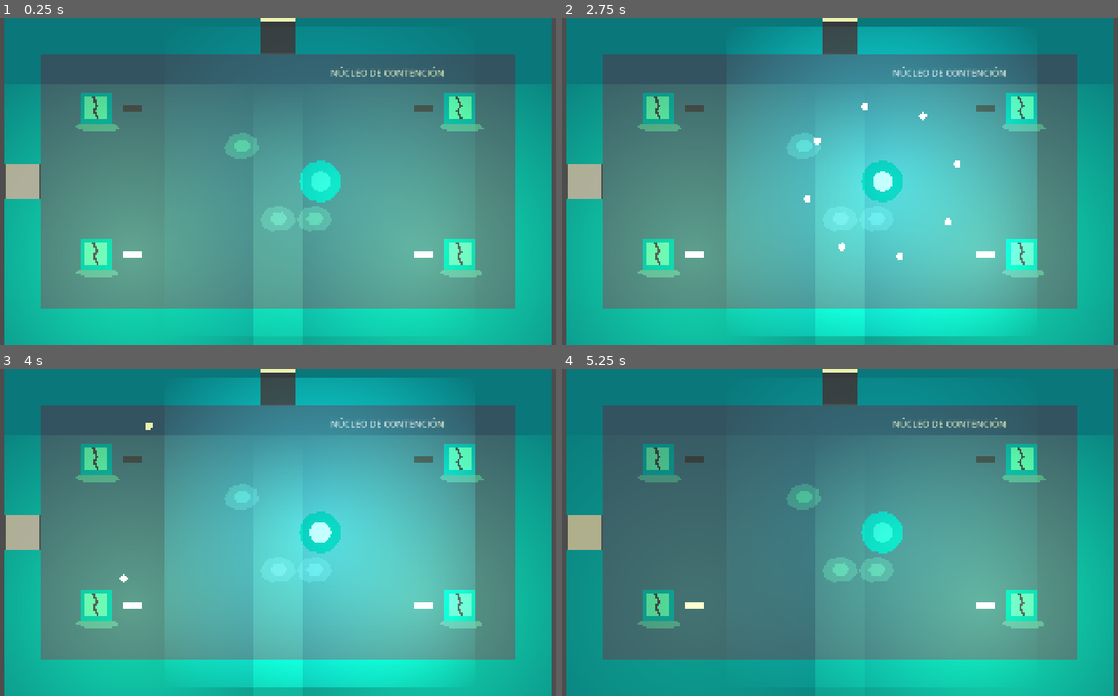
Above: before the commit, frames 1-4 (two rows, left to right).
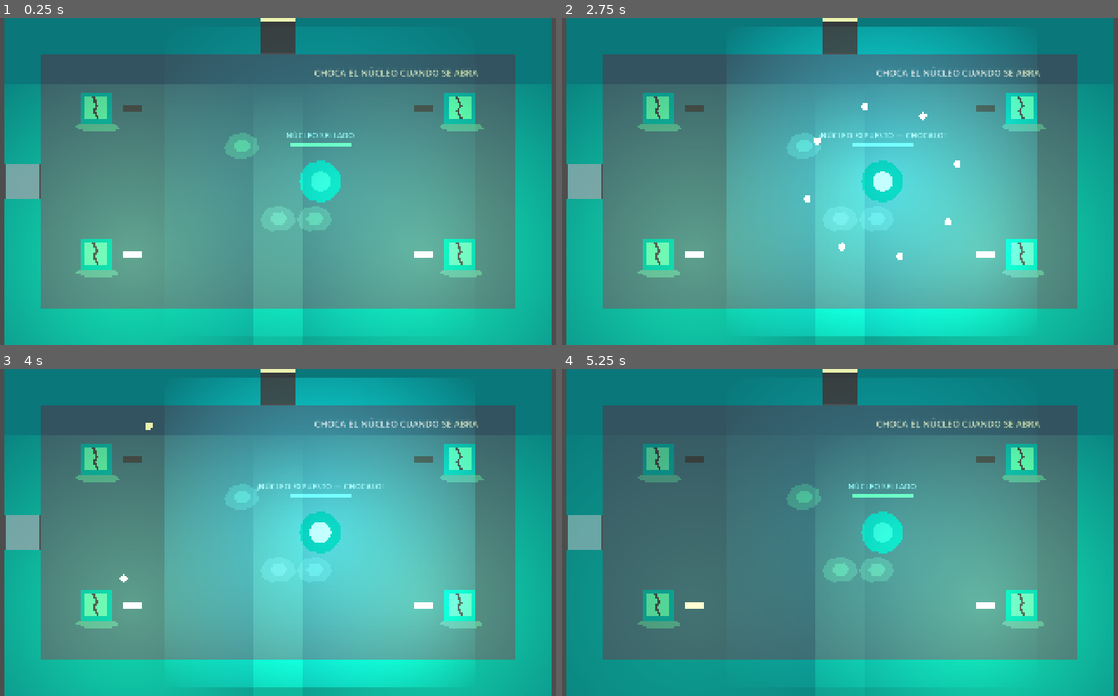
Above: after the commit, the same moments.

Repository: alfonso1031/game_jam
Game: Godot game, scene res://scenes/rooms/l3_nucleo.tscn
Two runs of this game, one before a commit and one after it. Both use one fixed random seed, a clock stepped at 60 frames per second and the inputs below. This scene is started directly instead of the project's main scene.
Inputs:
- Up to frame 1 (0.25 s): no input
- Up to frame 2 (2.75 s): tap Enter at 0.5, 2 s; hold D (move_right) 0.53-1.28 s; tap Shift (dash) at 0.6, 1.35, 2.1 s; tap Space at 1.25 s; hold S (move_down) 1.28-2.03 s; hold D (move_right) from 2.03 s (still down)
- Up to frame 3 (4 s): release D (move_right) at 2.78 s; hold W (move_up) 2.78-3.53 s; tap Shift (dash) at 2.85, 3.6 s; hold A (move_left) from 3.53 s (still down)
- Up to frame 4 (5.25 s): tap Shift (dash) at 4.35, 5.1 s; tap Space at 5 s; release A (move_left) at 5.03 s; hold S (move_down) from 5.03 s (still down)

The runs differ from the first frame. In frame 1, 1.3% of the frame differs, in the area x 1-86%, y 14-56%; in frame 2, 1.3%; in frame 3, 1.3%; in frame 4, 1.3%.

Commit message:
fix: evita el softlock del boss y telegrafía su mecánica
El boss sellaba todas las salidas de su sala. Como el slime no tiene ataque y
la mecánica no se comunicaba en ninguna parte, el jugador quedaba encerrado sin
forma de avanzar ni de salir.

- El boss ahora sella solo las direcciones de `sealed_directions` (por defecto
  el ascensor de progresión); la puerta de vuelta queda abierta
- Barra de vida y cartel de estado sobre el boss: NÚCLEO SELLADO / ¡CUIDADO! /
  ¡NÚCLEO EXPUESTO — CHOCALO!
- Cartel de la sala reescrito como pista de la mecánica
- `set_sealed()` ya no asume que el `_ready()` de la puerta corrió antes que el
  del boss: el color se aplica desde `_apply_seal_visual()` en ambos caminos

Añade AGENTS.md con las instrucciones operativas para agentes de IA: dónde
trabajar, cómo verificar un arranque limpio, las reglas duras que ya se
rompieron una vez (Palette, orden de _ready, colocación del jugador antes de
añadir la sala, filtrado por grupo, capas de colisión) y el checklist de cierre.

Diff:
--- a/prueba_2/scenes/boss/boss_core.tscn
+++ b/prueba_2/scenes/boss/boss_core.tscn
@@ -46,3 +46,27 @@
 
 [node name="Shape" type="CollisionShape2D" parent="Hitbox"]
 shape = SubResource("2")
+
+[node name="StateLabel" type="Label" parent="."]
+offset_left = -220.0
+offset_top = -170.0
+offset_right = 220.0
+offset_bottom = -138.0
+theme_override_colors/font_color = Color(0.45098, 0.937255, 0.909804, 1)
+theme_override_font_sizes/font_size = 26
+horizontal_alignment = 1
+text = "NÚCLEO SELLADO"
+
+[node name="HealthBar" type="ColorRect" parent="."]
+offset_left = -100.0
+offset_top = -128.0
+offset_right = 100.0
+offset_bottom = -114.0
+color = Color(0.192157, 0.211765, 0.219608, 0.85)
+mouse_filter = 2
+
+[node name="Fill" type="ColorRect" parent="HealthBar"]
+offset_right = 200.0
+offset_bottom = 14.0
+color = Color(0.290196, 0.658824, 0.505882, 1)
+mouse_filter = 2
--- a/prueba_2/scenes/rooms/l3_nucleo.tscn
+++ b/prueba_2/scenes/rooms/l3_nucleo.tscn
@@ -23,7 +23,7 @@
 dead_lamps = Array[Vector2i]([Vector2i(2, 1), Vector2i(10, 1)])
 tanks = Array[Vector2i]([Vector2i(1, 1), Vector2i(11, 1), Vector2i(1, 5), Vector2i(11, 5)])
 puddles = Array[Vector2i]([Vector2i(5, 2), Vector2i(6, 4), Vector2i(7, 4)])
-sign_text = "NÚCLEO DE CONTENCIÓN"
+sign_text = "CHOCA EL NÚCLEO CUANDO SE ABRA"
 sign_cell = Vector2i(9, 0)
 
 [node name="Floor" type="ColorRect" parent="."]
--- a/prueba_2/scripts/boss/boss_core.gd
+++ b/prueba_2/scripts/boss/boss_core.gd
@@ -18,6 +18,9 @@
 
 @export var room_id: String = "L3_NUCLEO"
 @export var ability_id: String = "dash"
+# Solo se sellan estas salidas. La puerta de vuelta queda abierta para no
+# encerrar al jugador si todavía no entendió la mecánica.
+@export var sealed_directions: Array[String] = ["N"]
 
 var health := MAX_HEALTH
 
@@ -31,6 +34,10 @@
 @onready var core: Polygon2D = $Core
 @onready var light: PointLight2D = $Light
 @onready var hitbox: Area2D = $Hitbox
+@onready var state_label: Label = $StateLabel
+@onready var health_fill: ColorRect = $HealthBar/Fill
+
+const HEALTH_BAR_WIDTH := 200.0
 
 func _ready() -> void:
 	if GameState.bosses_defeated.get(room_id, false):
@@ -38,6 +45,7 @@
 		return
 	_player = get_tree().get_first_node_in_group("player")
 	_seal_doors(true)
+	_refresh_health_bar()
 	_enter_chase()
 
 func _physics_process(delta: float) -> void:
@@ -88,11 +96,13 @@
 	core.color = Palette.WALL.lightened(0.1)
 	light.energy = 0.5
 	shell.color = Palette.WALL
+	_set_label("NÚCLEO SELLADO", Palette.WALL.lightened(0.4))
 
 func _enter_shoot() -> void:
 	_state = State.SHOOT
 	_timer = 0.45
 	shell.color = Palette.WARM_LIGHT
+	_set_label("¡CUIDADO!", Palette.WARM_LIGHT)
 	_fire_burst()
 
 func _enter_vulnerable() -> void:
@@ -101,6 +111,14 @@
 	shell.color = Palette.WALL.darkened(0.3)
 	core.color = Palette.SLIME_CORE
 	light.energy = 1.4
+	_set_label("¡NÚCLEO EXPUESTO — CHOCALO!", Palette.SLIME_CORE)
+
+func _set_label(text: String, color: Color) -> void:
+	state_label.text = text
+	state_label.add_theme_color_override("font_color", color)
+
+func _refresh_health_bar() -> void:
+	health_fill.size.x = HEALTH_BAR_WIDTH * float(health) / float(MAX_HEALTH)
 
 func _fire_burst() -> void:
 	var count: int = BURST_COUNT[_phase() - 1]
@@ -127,6 +145,7 @@
 func _take_damage(player_node: Node2D) -> void:
 	health -= 1
 	_hit_cd = HIT_COOLDOWN
+	_refresh_health_bar()
 	player_node.velocity = (player_node.global_position - global_position).normalized() * 700.0
 	if health <= 0:
 		_die()
@@ -147,5 +166,5 @@
 
 func _seal_doors(value: bool) -> void:
 	for node in get_parent().get_children():
-		if node.has_method("set_sealed"):
+		if node.has_method("set_sealed") and node.get("direction") in sealed_directions:
 			node.set_sealed(value)
--- a/prueba_2/scripts/props/door.gd
+++ b/prueba_2/scripts/props/door.gd
@@ -13,6 +13,7 @@
 
 func _ready() -> void:
 	body_exited.connect(_on_body_exited)
+	_apply_seal_visual()
 	await get_tree().physics_frame
 	await get_tree().physics_frame
 	if not is_inside_tree():
@@ -21,7 +22,13 @@
 
 func set_sealed(value: bool) -> void:
 	_sealed = value
-	plate.color = Color(Palette.WARM_LIGHT, 0.55) if value else Color(Palette.SLIME_CORE, 0.5)
+	_apply_seal_visual()
+
+func _apply_seal_visual() -> void:
+	# set_sealed() puede llegar desde el boss antes de que corra este _ready.
+	if plate == null:
+		return
+	plate.color = Color(Palette.WARM_LIGHT, 0.55) if _sealed else Color(Palette.SLIME_CORE, 0.5)
 
 func _on_body_exited(_body: Node) -> void:
 	_armed = true
--- a/prueba_2/scripts/props/elevator.gd
+++ b/prueba_2/scripts/props/elevator.gd
@@ -11,6 +11,7 @@
 
 func _ready() -> void:
 	body_exited.connect(_on_body_exited)
+	_apply_seal_visual()
 	await get_tree().physics_frame
 	await get_tree().physics_frame
 	if not is_inside_tree():
@@ -19,7 +20,13 @@
 
 func set_sealed(value: bool) -> void:
 	_sealed = value
-	plate.color = Color(Palette.VOID, 0.8) if value else Color(Palette.WARM_LIGHT, 0.6)
+	_apply_seal_visual()
+
+func _apply_seal_visual() -> void:
+	# set_sealed() puede llegar desde el boss antes de que corra este _ready.
+	if plate == null:
+		return
+	plate.color = Color(Palette.VOID, 0.8) if _sealed else Color(Palette.WARM_LIGHT, 0.6)
 
 func _on_body_exited(_body: Node) -> void:
 	_armed = true
Not shown, added: AGENTS.md
Not shown, changed: DOCUMENTACION.md
